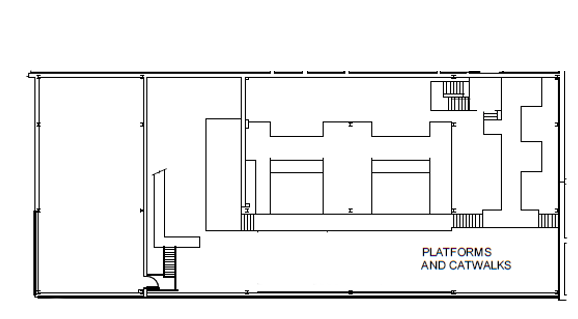
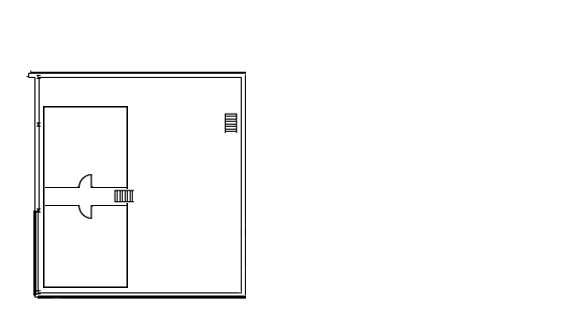
Comparing the layer stacks of the two 578×319 images. Changes:
removed layer "SecondFloor" over <box>43,71,568,301</box>
added layer "Roof" above "Catwalk" over <box>43,71,568,301</box>
added layer "Catwalk" above "GroundFloor" over <box>43,71,568,301</box>
